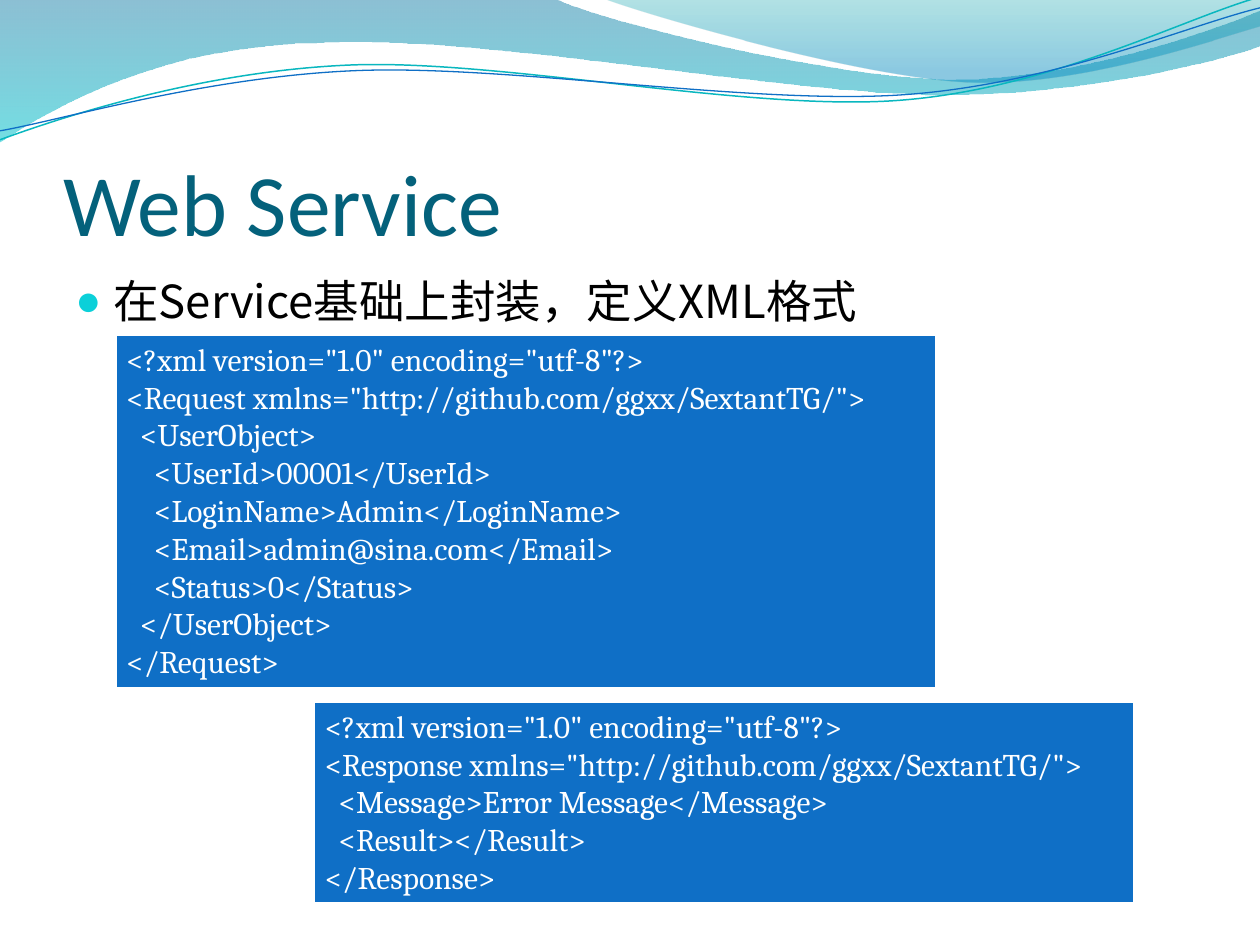
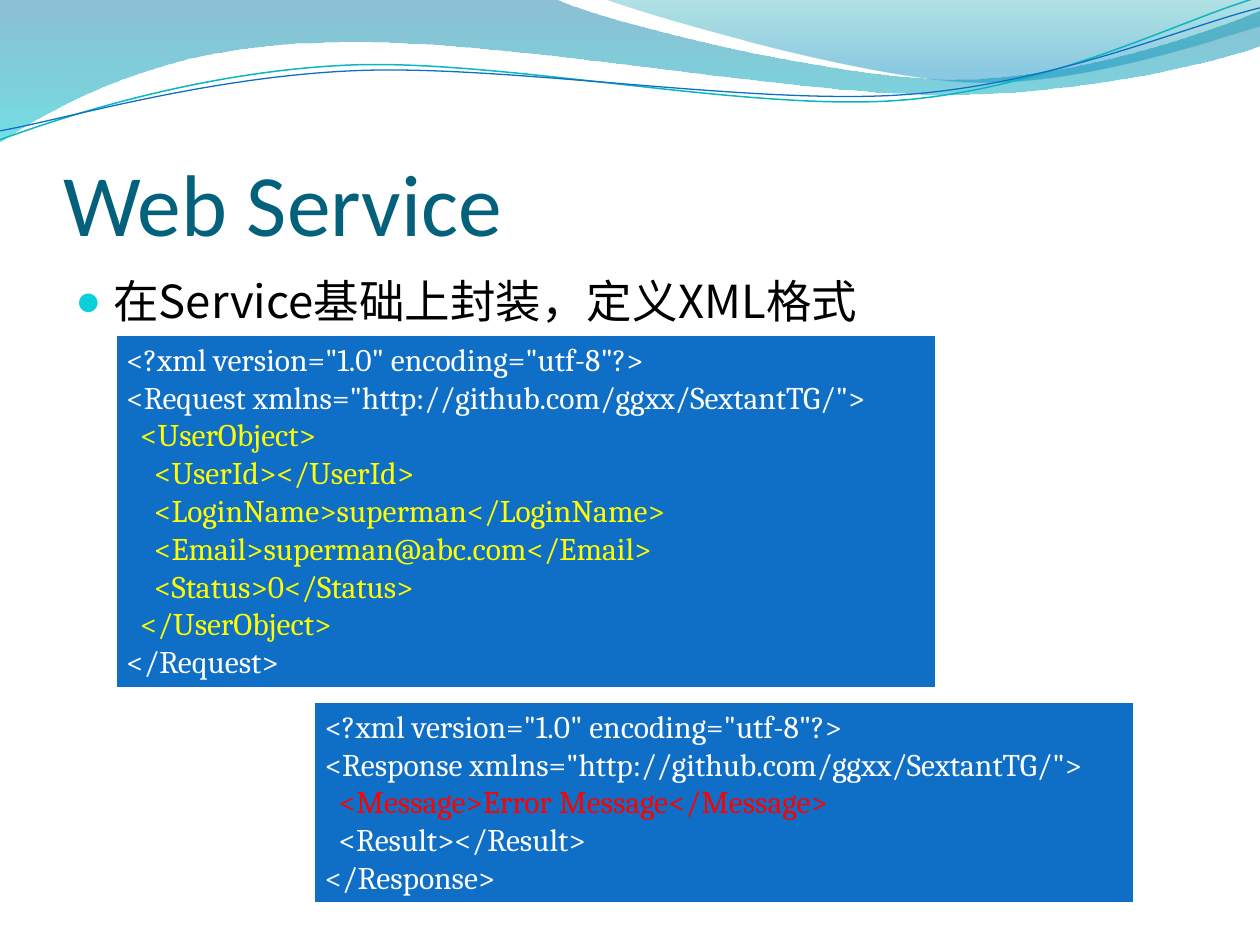
Before and after one commit to ggxx/SextantTG, a slide deck: slide 14 of doc/大作业汇报.pptx (slide 13 before the commit). Drawn at 1260x945 pixels with LibreOffice and Linux fonts; fonts in the diff are those of the drawing; background and template pictures are left out. Boxes give left, top, right and bottom in pixels: in the first picture for what was removed or moved away, otherwise in the second. Text is boxed around its words. In the diff, an @@ line names an element or a change of style, - is before the commit and + after.

```diff
--- a/doc/大作业汇报.pptx
+++ b/doc/大作业汇报.pptx
@@ text in rectangle at bbox=[140, 424, 413, 642]: text colour #FFFFFF to #FFFF00 in "<UserObject>", "<Status>0</Status>", "</UserObject>" @@
@@ text in rectangle at bbox=[154, 462, 665, 567]: text changed; text colour #FFFFFF to #FFFF00 @@
-<UserId>00001</UserId>
-<LoginName>Admin</LoginName>
-<Email>admin@sina.com</Email>
+<UserId></UserId>
+<LoginName>superman</LoginName>
+<Email>superman@abc.com</Email>
@@ text in rectangle at bbox=[339, 791, 828, 820]: text colour #FFFFFF to #FF0000 in "<Message>Error Message</Message>" @@
```
Also in this commit, not shown: 8 other slides changed, 1 slide added.
